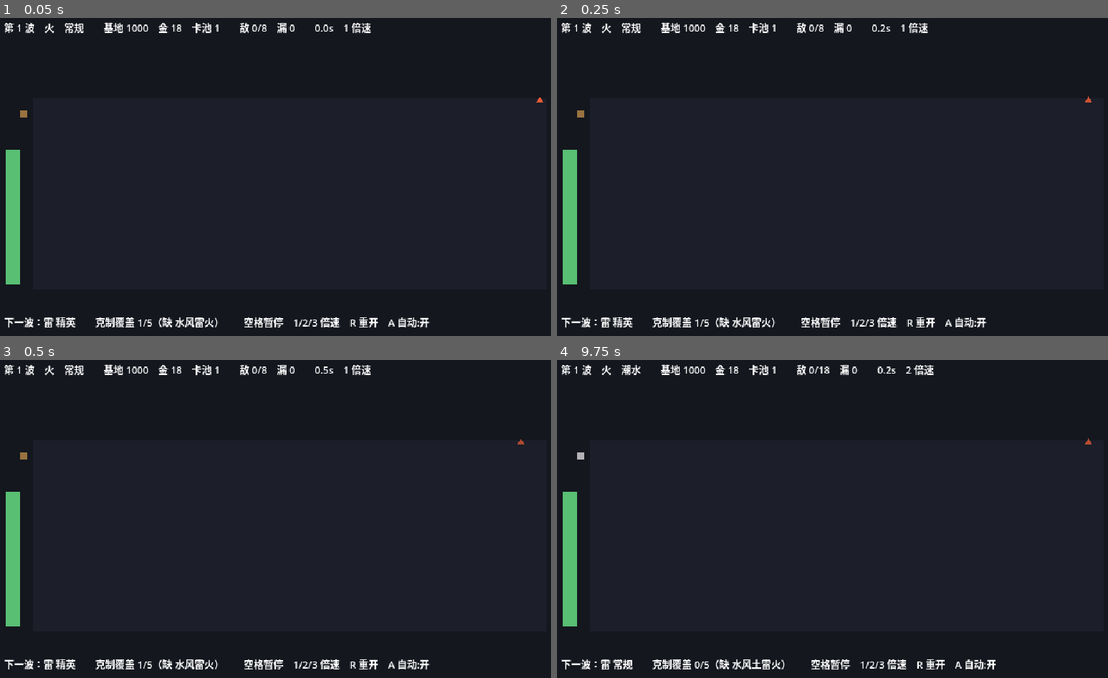
Above: before the commit, frames 1-4 (two rows, left to right).
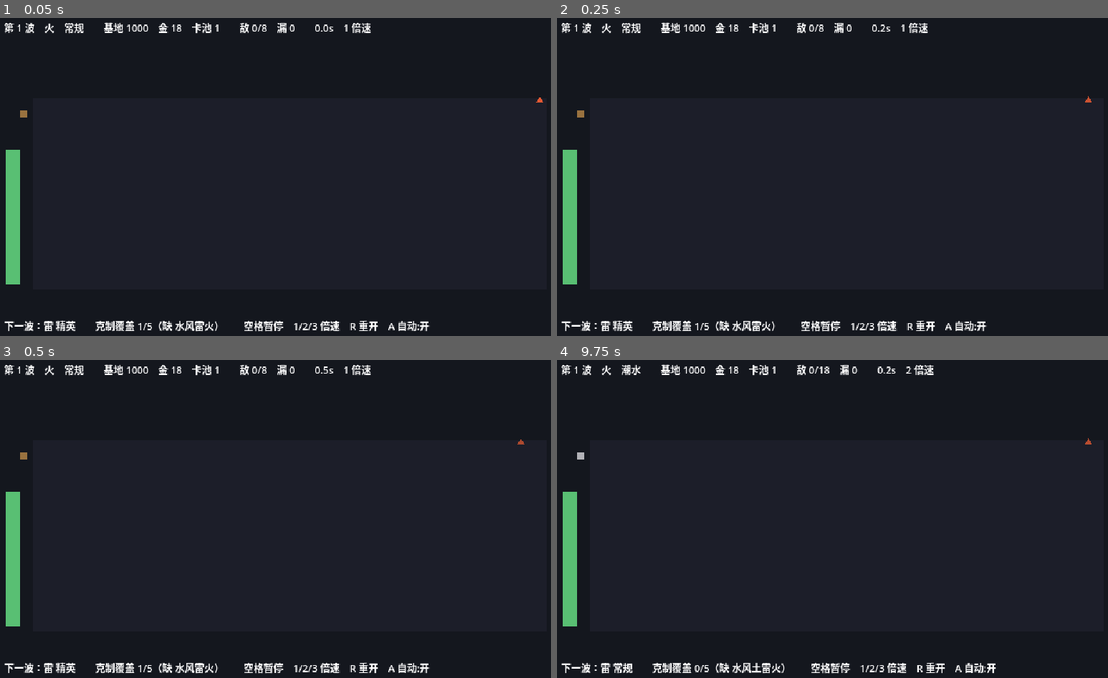
Above: after the commit, the same moments.

Repository: ShinyRuo/PixelBattle
Game: Godot game, scene res://scenes/battle.tscn
Same seed, same stepped clock (60 frames per second), same inputs: the game is played once before the commit and once after it.
Inputs (mouse positions are in pixels of both pictures, inside the frame that each line leads up to):
- Up to frame 1 (0.05 s): no input
- Up to frame 2 (0.25 s): no input
- Up to frame 3 (0.5 s): no input
- Up to frame 4 (9.75 s): tap Enter (ui_accept) at 0.5, 0.77, 1.25, 2.75, 3.5, 3.77, 4.25, 5, 6.77 s; move the mouse to (964, 503) at 0.52 s; hold Right (ui_right) 0.53-1.25 s; tap B at 0.6, 2.1 s; click (964, 503) at 0.67 s; tap Q every 1.5 s from 0.8 to 8.3 s; drag from (727, 534) to (810, 582) at 1.27 s; move the mouse to (898, 449) at 2.02 s; hold Right (ui_right) 2.03-2.75 s; drag from (810, 582) to (667, 471) at 2.77 s; move the mouse to (1014, 566) at 3.52 s; hold Left (ui_left) 3.53-4.25 s; hold Ctrl 3.53-4.25 s; drag from (667, 471) to (755, 439) at 4.27 s; move the mouse to (871, 519) at 5.02 s; hold Down (ui_down) 5.03-5.75 s; tap Alt at 5.1 s; click (871, 519) at 5.17 s; drag from (755, 439) to (727, 534) at 5.77 s; move the mouse to (964, 503) at 6.52 s; hold Up (ui_up) 6.53-7.25 s; tap Space at 6.6 s; drag from (727, 534) to (810, 582) at 7.27 s; move the mouse to (898, 449) at 8.02 s; hold Down (ui_down) 8.03-8.75 s; tap 2 at 8.1 s; drag from (810, 582) to (667, 471) at 8.77 s; move the mouse to (1014, 566) at 9.52 s; hold Up (ui_up) from 9.53 s (still down); tap R at 9.6 s; click (1014, 566) at 9.67 s

The runs differ from the first frame. In frame 1, 1.6% of the frame differs, in the area x 0-79%, y 93-99%; in frame 2, 1.6%; in frame 3, 1.6%; in frame 4, 1.6%, in the area x 0-80%, y 93-99%.

Commit message:
feat: 截图工具 + 修羁绊带与「下一波」标签重叠
## 截图工具

src/tools/screenshot.gd：一条命令启动战斗画面、快进到第 N 波、
停在准备阶段、存 PNG。和 wave_pacing / pressure_curve 是一类东西 ——
把「非看不可但手做太烦」的事变成一条命令。

白模阶段每加一块面板都要回答「摆得下吗、读得懂吗」，而这两个问题只能看画面。
手开一次游戏快进到第 20 波再截图，每次两分钟；改一版排版就要重来，
于是排版就不改了。

--press 走 Input.parse_input_event 送真按键，不去改画面的私有字段：
那样验的是「玩家按下去会怎样」，包括 _unhandled_input 那一段路。
绕过去直接设字段的话，键位接错了截图照样是对的。

两个坑记在代码里：
- 不能加 --headless，无头没有渲染器，截出来是空的
- SceneTree 的 _process 在 GDScript 侧没有父实现，写 super._process()
  解析期就报错（引擎是从 C++ 那边回调进来的）

## 截出来当场发现的两个问题

1. **羁绊带（322–356）和「下一波」预告标签（334–354）直接叠在一起**，
   底下那行糊成一团。左面板的按钮已经排到 190、底边 224 只剩 6px，
   单纯下移腾不出地方 —— 把两块准备面板各压 18px（按钮 22→20 高），
   整条链让出来：面板 96–302、羁绊带 304–336、预告 338–358。
2. **B 键没进键位提示行**，只有羁绊面板自己说了一句。补上。

## 顺带验到一件事

同一副牌、同一波，按 B 切换：羁绊 ×1.64 → ×2.26，
凯班/砂忍三姐弟/第七班 一起进满档。

但「换人多赚」从 +15% 掉到 +4% —— 按羁绊带人之后属性覆盖变窄了。
§03 的换人和 §09 的凑羁绊在抢同一批出战位，这个取舍以前只在推测里，
现在摆在屏幕上一眼能看见。

Diff:
--- a/scenes/battle.tscn
+++ b/scenes/battle.tscn
@@ -66,8 +66,8 @@
 
 [node name="Preview" type="Label" parent="HUD"]
 offset_left = 8.0
-offset_top = 334.0
+offset_top = 338.0
 offset_right = 632.0
-offset_bottom = 354.0
+offset_bottom = 358.0
 theme_override_font_sizes/font_size = 11
 text = ""
--- /dev/null
+++ b/src/tools/screenshot.gd
@@ -0,0 +1,106 @@
+extends SceneTree
+## 把战斗画面截成 PNG。开发用，不是游戏代码。
+##
+## ```powershell
+## F:\Godot_PJ\_engine\4.7.2\godot_console.exe --path . `
+##     --script res://src/tools/screenshot.gd -- --wave 20 --out build/shot.png
+## ```
+##
+## ## 为什么要这么个东西
+##
+## 白模阶段每加一块面板都要回答「摆得下吗、读得懂吗」，而这两个问题
+## **只能看画面**。手开一次游戏、快进到第 20 波、切到准备阶段、截图，
+## 每次两分钟；改一版排版就要重来一次，于是排版就不改了。
+##
+## 它和 `wave_pacing.gd` / `pressure_curve.gd` 是一类东西：把一件
+## 「非看不可但手做太烦」的事变成一条命令。
+##
+## ## 不能加 `--headless`
+##
+## 无头模式没有渲染器，截出来是空的。所以这个工具会真的开一个窗口 ——
+## 这是它和其余 `src/tools/` 下的脚本唯一的不同。
+
+## 截图前先跑几个渲染帧。太少的话面板还没布局完，截出来是空白控件。
+const WARMUP_FRAMES: int = 30
+
+## 第几帧把按键送进去。要早于截图，好让面板有帧可以重画。
+const PRESS_FRAME: int = 20
+
+## `--press` 认得的键名。只列准备阶段真的会按的那几个。
+const KEY_NAMES := {
+	"b": KEY_B,  # 换带人方式（按战力 / 按羁绊）
+	"q": KEY_Q,  # 接/不接任务
+	"a": KEY_A,  # 自动推进
+}
+
+var _scene: Node
+var _frames: int = 0
+var _wave: int = 20
+var _out: String = "res://build/shot.png"
+var _auto: bool = false
+var _press: Array[int] = []
+
+
+func _initialize() -> void:
+	_parse_args()
+	var packed := load("res://scenes/battle.tscn") as PackedScene
+	_scene = packed.instantiate()
+	# 准备阶段的四块面板只在「手动」时出现 —— 要看的正是它们。
+	_scene.set("auto_play", _auto)
+	_scene.set("start_wave", _wave)
+	root.add_child(_scene)
+
+
+## 返回 true 就退出。**不要写 `super._process()`** —— `SceneTree` 的这个虚函数
+## 在 GDScript 侧没有父实现，引擎是从 C++ 那边回调进来的，
+## 写了会在解析期就报「Cannot call the parent class' virtual function」。
+## 节点自己的 `_process` 照常跑，不受这里影响。
+func _process(_delta: float) -> bool:
+	_frames += 1
+	# 按键走 `Input.parse_input_event` 而不是直接改画面的私有字段 ——
+	# 那样验的是「玩家按下去会怎样」，包括 `_unhandled_input` 那一段路。
+	# 绕过去直接设字段的话，键位接错了截图照样是对的。
+	if _frames == PRESS_FRAME and not _press.is_empty():
+		for keycode: int in _press:
+			var event := InputEventKey.new()
+			event.keycode = keycode
+			event.pressed = true
+			Input.parse_input_event(event)
+	if _frames < WARMUP_FRAMES:
+		return false
+	var image := root.get_texture().get_image()
+	var path := _out
+	if not path.begins_with("res://"):
+		path = "res://%s" % path
+	DirAccess.make_dir_recursive_absolute(path.get_base_dir())
+	var err := image.save_png(path)
+	if err != OK:
+		printerr("截图存不下来（%d）：%s" % [err, path])
+	else:
+		print("截图已存：%s　%dx%d　第 %d 波" % [path, image.get_width(), image.get_height(), _wave])
+	return true
+
+
+func _parse_args() -> void:
+	var args := OS.get_cmdline_user_args()
+	var i: int = 0
+	while i < args.size():
+		match args[i]:
+			"--wave":
+				i += 1
+				_wave = int(args[i])
+			"--out":
+				i += 1
+				_out = args[i]
+			"--auto":
+				_auto = true
+			"--press":
+				# 逗号分隔，例如 `--press b` 或 `--press q,b`。
+				i += 1
+				for name: String in args[i].split(",", false):
+					var key: String = name.strip_edges().to_lower()
+					if KEY_NAMES.has(key):
+						_press.append(int(KEY_NAMES[key]))
+					else:
+						printerr("不认识的键：%s（认得 %s）" % [key, ", ".join(KEY_NAMES.keys())])
+		i += 1
--- a/src/view/battle_view.gd
+++ b/src/view/battle_view.gd
@@ -404,7 +404,7 @@
 
 	var keys: String = "空格暂停　1/2/3 倍速　R 重开　A 自动:%s" % ("开" if auto_play else "关")
 	if _phase == Phase.PREPARE and not auto_play:
-		keys = "回车开打　Q 接任务　A 自动:关　R 重开"
+		keys = "回车开打　Q 接任务　B 换带人法　A 自动:关　R 重开"
 	_preview.text = (
 		"下一波：%s %s　　克制覆盖 %d/5（%s）　　%s"
 		% [
--- a/src/view/bond_panel.gd
+++ b/src/view/bond_panel.gd
@@ -23,8 +23,13 @@
 ## 所以这里显示的是加成百分比。功能档落地后这一行要改成显示解锁的机制名，
 ## [member PBBond.tier_function_keys] 已经为此留好了位置。
 
-## 屏幕 640×360：准备阶段两块面板占 y 96–320，这一条放在它们下面。
-const PANEL_RECT := Rect2(46.0, 322.0, 548.0, 34.0)
+## 屏幕 640×360，纵向排得很满：Info 5–25、任务卡 28–90、
+## 两块准备面板 96–302、**羁绊带 304–336**、下一波预告 338–358。
+##
+## 第一版摆在 322–356，和「下一波预告」那个常驻标签（334–354）直接叠在一起，
+## 底下那行糊成一团 —— 截图一看就知道。腾地方的办法是把两块准备面板
+## 各压 18px（见 [constant PBPreparePanel.PANEL_RECT]），不是把这条挤薄。
+const PANEL_RECT := Rect2(46.0, 304.0, 548.0, 32.0)
 const FONT_SIZE: int = 9
 
 ## 第二行最多提几组，多了这一行会被挤爆。按「补上去值多少」排序后取前几名。
@@ -45,8 +50,8 @@
 	backdrop.mouse_filter = Control.MOUSE_FILTER_IGNORE
 	add_child(backdrop)
 
-	_active = _add_label(PANEL_RECT.position + Vector2(8.0, 2.0))
-	_next = _add_label(PANEL_RECT.position + Vector2(8.0, 17.0))
+	_active = _add_label(PANEL_RECT.position + Vector2(8.0, 1.0))
+	_next = _add_label(PANEL_RECT.position + Vector2(8.0, 16.0))
 
 
 ## 按当前在场名单刷新。[param bond_aware] 是玩家现在用哪种带人方式（`B` 键切换）。
--- a/src/view/prepare_panel.gd
+++ b/src/view/prepare_panel.gd
@@ -47,8 +47,11 @@
 }
 
 ## 商店占左半屏，右半屏留给阵容面板（[PBRosterPanel]）。
-const PANEL_RECT := Rect2(46.0, 96.0, 232.0, 224.0)
-const BUTTON_SIZE := Vector2(216.0, 22.0)
+## 高度 224 → 206、按钮 22 → 20：M2-d 加了羁绊带（[PBBondPanel]）之后
+## 屏幕底部不够用了，两块准备面板各让出 18px。
+## 让出来的空间正好是一行按钮的余量，七行按钮排完到 176，「开打」在 178。
+const PANEL_RECT := Rect2(46.0, 96.0, 232.0, 206.0)
+const BUTTON_SIZE := Vector2(216.0, 20.0)
 const FONT_SIZE: int = 9
 
 var _buttons: Dictionary = {}
--- a/src/view/roster_panel.gd
+++ b/src/view/roster_panel.gd
@@ -28,7 +28,9 @@
 
 ## 每个上场位显示成一个小方块 + 一行字。
 const SLOT_SIZE := Vector2(66.0, 22.0)
-const PANEL_RECT := Rect2(286.0, 96.0, 308.0, 224.0)
+## 高度 224 → 206：见 [constant PBPreparePanel.PANEL_RECT]，
+## 两块准备面板一起让出 18px 给底部的羁绊带。
+const PANEL_RECT := Rect2(286.0, 96.0, 308.0, 206.0)
 const FONT_SIZE: int = 9
 
 ## 属性的单字名。与 [PBEnemyPool.ELEMENT_COLORS] 用同一套色相。
@@ -77,7 +79,8 @@
 	_standby = _add_label(PANEL_RECT.position + Vector2(8.0, 110.0), PANEL_RECT.size.x - 16.0)
 	_rotation = _add_label(PANEL_RECT.position + Vector2(8.0, 132.0), PANEL_RECT.size.x - 16.0)
 	_rotation.autowrap_mode = TextServer.AUTOWRAP_WORD_SMART
-	_rotation.size.y = 84.0
+	# 面板压到 206 高之后这里最多到 132 + 70 = 202，正好不越界。
+	_rotation.size.y = 70.0
 
 
 ## 按当前状态和**这一波的属性**刷新。属性每波轮转（§04），
Not shown, added: src/tools/screenshot.gd.uid
